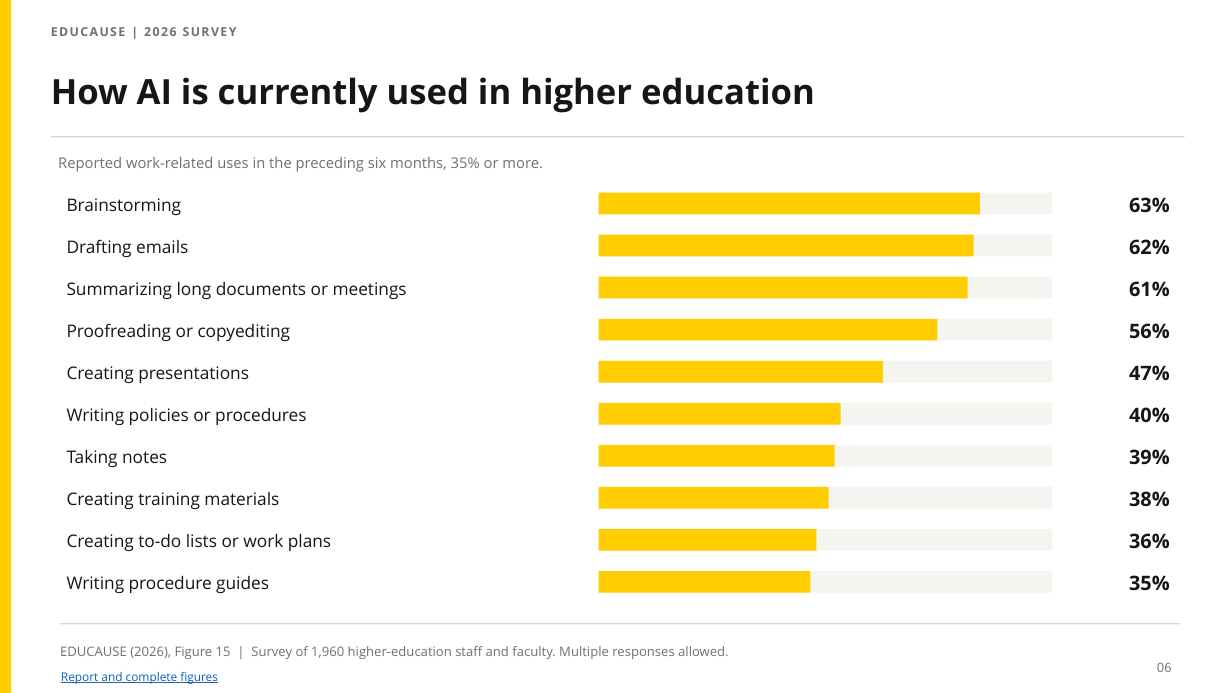
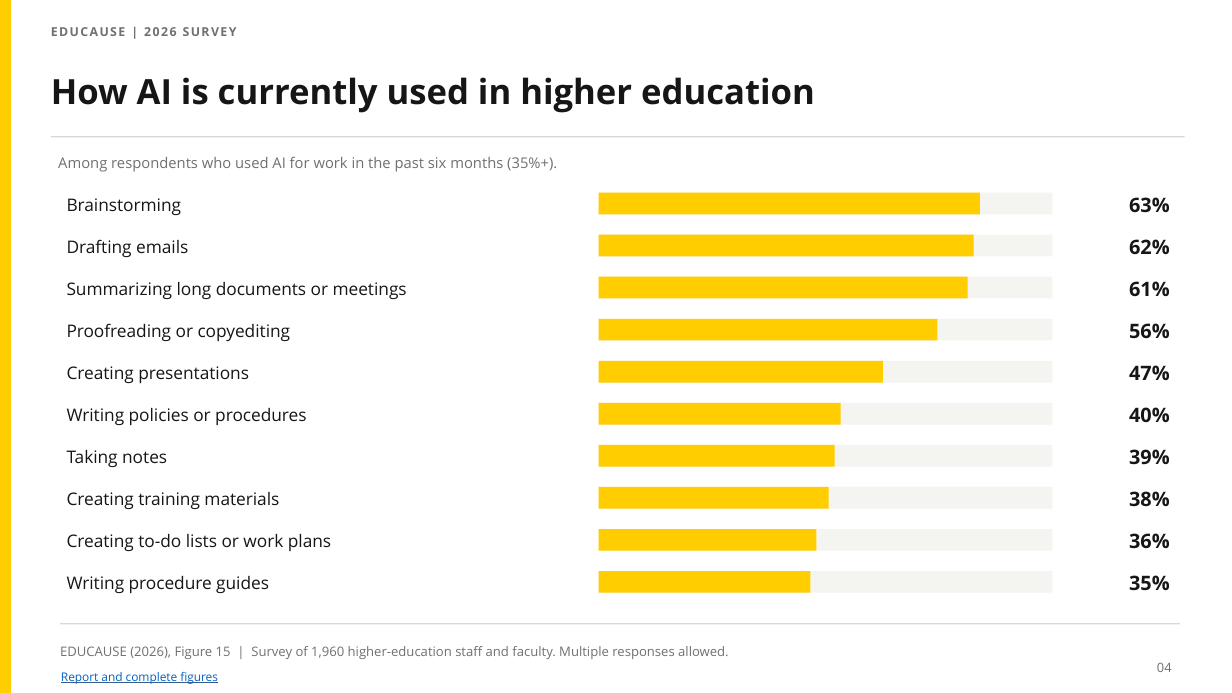
Before and after one commit to zgrtgy/msds-awayday-tutorial, a slide deck: slide 4 of slides/UU_AI_Chat_Admin_Intro.pptx. Drawn at 1232x693 pixels with LibreOffice and Linux fonts; fonts in the diff are those of the drawing. Boxes give left, top, right and bottom in pixels: in the first picture for what was removed or moved away, otherwise in the second. Text is boxed around its words. In the diff, an @@ line names an element or a change of style, - is before the commit and + after.

```diff
--- a/slides/UU_AI_Chat_Admin_Intro.pptx
+++ b/slides/UU_AI_Chat_Admin_Intro.pptx
@@ text at (58,157,557,172): text changed @@
-Reported work-related uses in the preceding six months, 35% or more.
+Among respondents who used AI for work in the past six months (35%+).
@@ text at (1157,662,1172,672): text changed @@
-06
+04
```
Also in this commit, not shown: 9 other slides changed, 1 slide added, 2 other files.
